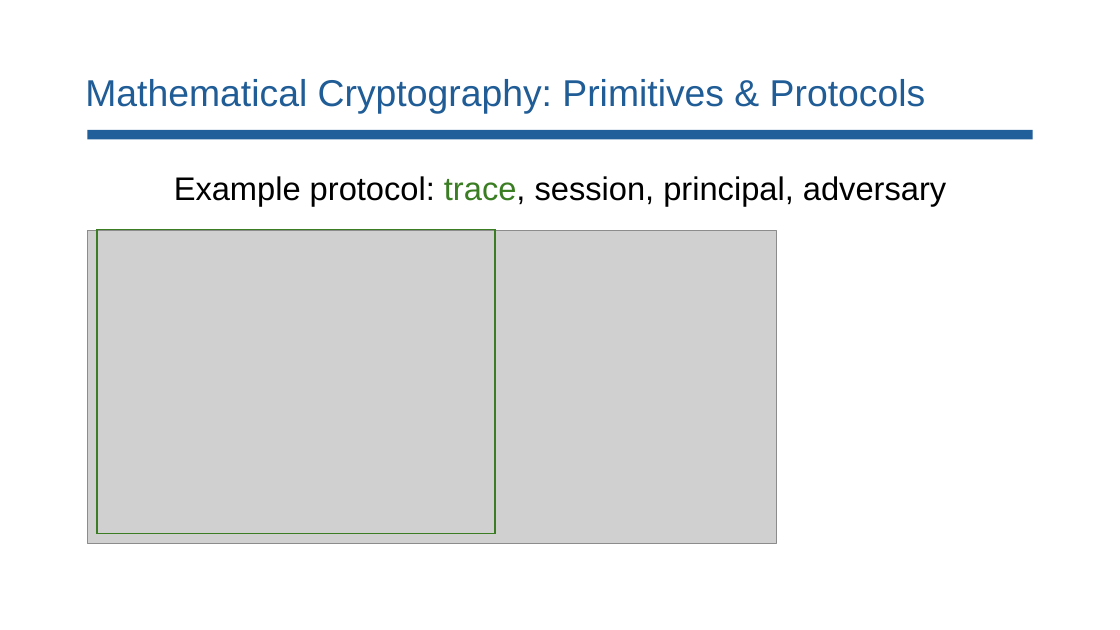
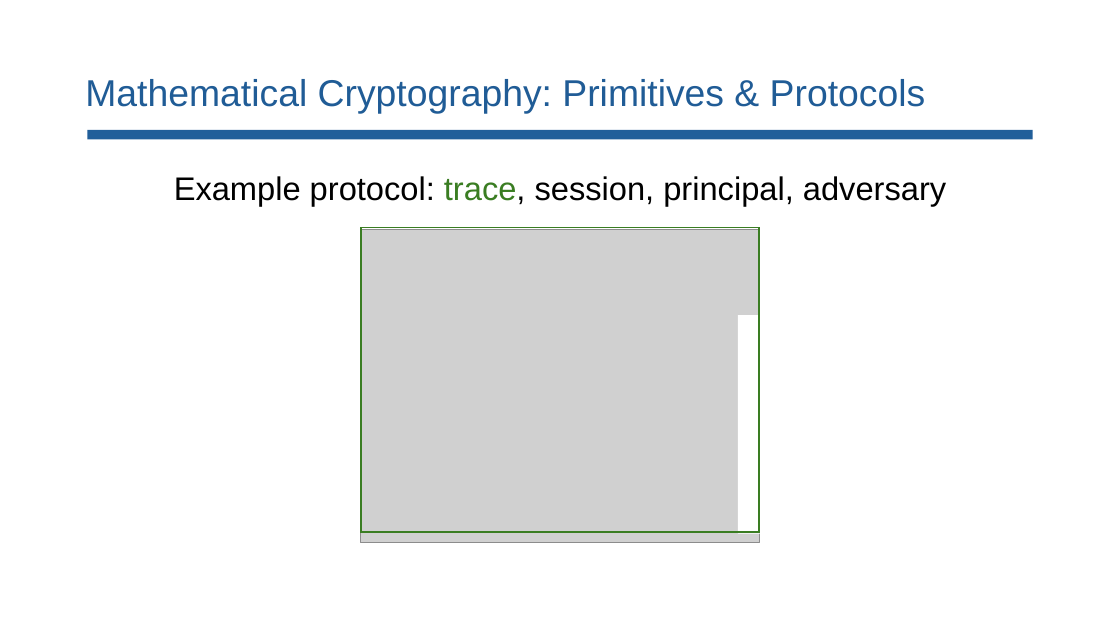
Before and after one commit to lorchrob/comp_slides, a slide deck: slide 11 of comp.pptx. Drawn at 1120x630 pixels with LibreOffice and Linux fonts; fonts in the diff are those of the drawing; grey boxes stand for pictures. Boxes give left, top, right and bottom in pixels: in the first picture for what was removed or moved away, otherwise in the second. Text is boxed around its words. In the diff, an @@ line names an element or a change of style, - is before the commit and + after.

```diff
--- a/comp.pptx
+++ b/comp.pptx
@@ picture: place and size @@
-picture at [87,230,776,544]
+picture at [361,229,760,543]
@@ rectangle: place and size @@
-rectangle at [97,229,495,534]
+rectangle at [361,228,760,532]
@@ rectangle added at [738,315,781,534], fill #FFFFFF @@
```
Also in this commit, not shown: 20 other slides changed, 1 slide added.
